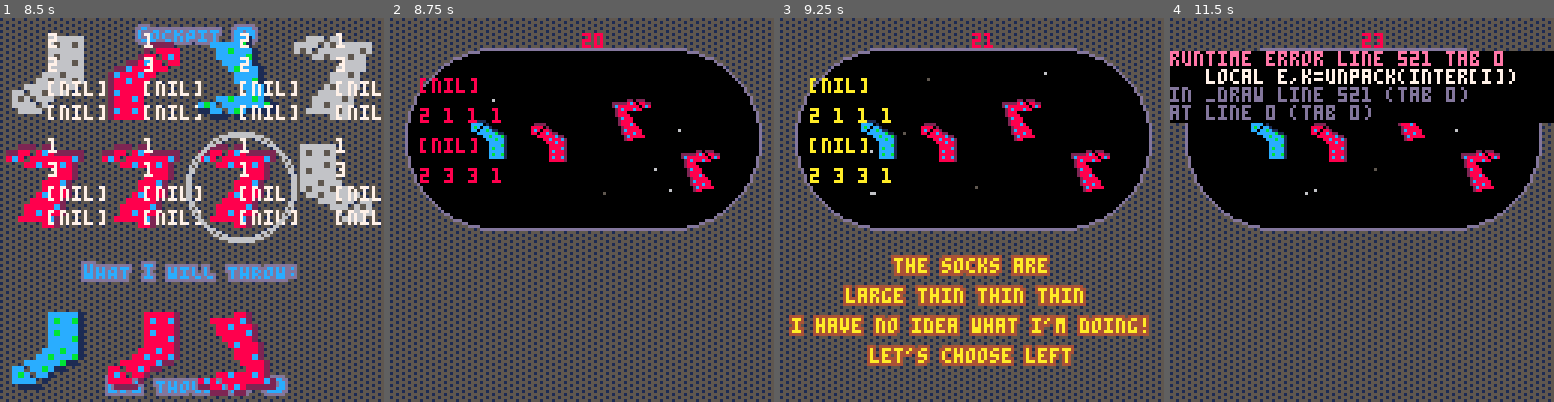
Above: before the commit, frames 1-4 (left to right).
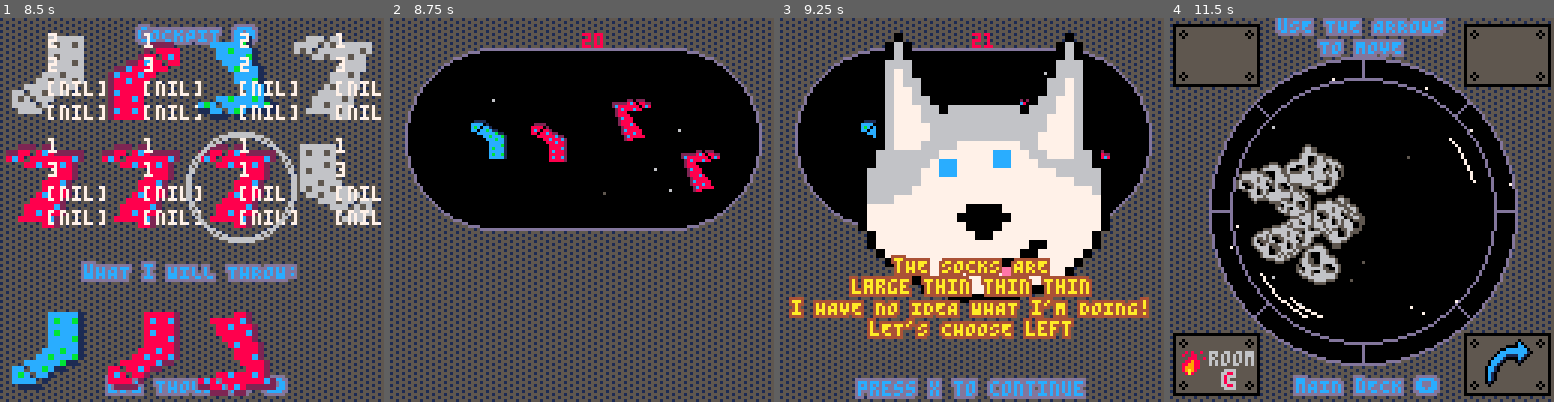
Above: after the commit, the same moments.

Repository: cpiod/that-day-my-dog-flew-a-spaceship
Game: PICO-8 cartridge gmtk.p8
Same seed, same stepped clock (60 frames per second), same inputs: the game is played once before the commit and once after it.
Inputs:
- Up to frame 1 (8.5 s): tap X (X key) at 0.33, 1.07, 1.85, 2.97, 4.08, 5.2, 6.32, 7.43 s; tap O (Z key) at 0.7, 1.7, 2.1, 2.5, 2.9, 3.3, 3.7, 4.1, 4.5, 4.9, 5.3, 5.7, 6.1, 6.5, 6.9, 7.3, 7.7, 8.1 s; hold Right 1.6-2.1 s; hold Up 2.15-2.42 s; hold Right 2.47-3.03 s; hold Left 3.08-3.58 s; hold Down 3.63-3.97 s; hold Right 4.02-4.68 s; hold Up 4.73-5.03 s; hold Left 5.08-5.68 s; hold Down 5.73-6.03 s; hold Right 6.08-6.58 s; hold Right 6.63-7.13 s; hold Up 7.18-7.45 s; hold Right 7.5-8.07 s; hold Left from 8.12 s (still down)
- Up to frame 2 (8.75 s): tap O (Z key) at 8.5 s; tap X (X key) at 8.55 s; release Left at 8.62 s; hold Down from 8.67 s (still down)
- Up to frame 3 (9.25 s): tap O (Z key) at 8.9 s; release Down at 9 s; hold Right from 9.05 s (still down)
- Up to frame 4 (11.5 s): tap O (Z key) every 0.4 s from 9.3 to 11.3 s; tap X (X key) at 9.67, 10.78 s; release Right at 9.72 s; hold Up 9.77-10.07 s; hold Left 10.12-10.72 s; hold Down 10.77-11.07 s; hold Right from 11.12 s (still down)

Frame 1 is identical in both runs. In frame 2, 0.9% of the frame differs, in the area x 7-29%, y 15-43%; in frame 3, 42%; in frame 4, 53%, in the area x 0-100%, y 0-99%.
Error before the commit: runtime error line 521 tab 0; local e,k=unpack(inter[i]); in _draw line 521 (tab 0)

Commit message:
Explanation (WIP)

Diff:
--- a/gmtk.p8
+++ b/gmtk.p8
@@ -123,8 +123,16 @@
 	if screen>=20 and screen<=29 then
   -- interpretation screen
   update_stars()
-  if(btnp(🅾️)) screen+=1
-  if(screen==30) new_level()
+  if btnp(🅾️) then
+   screen+=1
+   while screen<=24 and not f[screen-20] do
+    screen+=1
+   end
+   while screen>=26 and screen <=29 and not f[screen-25] do
+    screen+=1
+   end
+   if(screen==30) new_level()
+  end
 	end
 end
 
@@ -518,46 +526,40 @@
 	 end
 	 ?screen,64,5,8
 
+	 palt(14,false)
+	 palt(15,true)
+	 palt(0,false)
+	 if screen!=20 and screen!=25 then
+	  sspr(32,32,32,32,20,2,96,96)
+	 end
+
 	 if screen>=21 and screen<=24 then
 	  local i=screen-20
-	  printh("i"..i)
 	  local e,k=unpack(inter[i])
-	  printh("e"..tostr(e))
-	  prt("the socks are",nil,80,10,4)
-	  local s=""
-	  printh("msgf"..mesf[i][1])
-	  for j=1,4 do
-	   s=s..mesf[i][e[j]].." "
+	  prt("tHE SOCKS ARE",nil,80,10,4)
+	  local s=mesf[i][e[1]]
+	  for j=2,4 do
+	   s=s.." "..mesf[i][e[j]]
 	  end
-	  prt(s,nil,90,10,4)
+	  prt(s,nil,87,10,4)
 
 	  if k[1]==nil then
-	   prt("i have no idea what i'm doing!",nil,100,10,4)
-	   prt("let's choose "..meso[i][k[5]],nil,110,10,4)
+	   prt("i HAVE NO IDEA WHAT i'M DOING!",nil,94,10,4)
+	   prt("lET'S CHOOSE "..meso[i][k[5]],nil,101,10,4)
 	  else
-	  prt("the closest i know is",nil,100,10,4)
+	  prt("tHE CLOSEST i KNOW IS",nil,94,10,4)
 	  local s=""
 	  for j=1,4 do
 	   s=s..mesf[i][k[j]].." "
 	  end
-	  prt(s,nil,110,10,4)
-
-	  prt("for which the answer was",mes[i][k[5]],nil,120,10,4)
+	  prt(s,nil,101,10,4)
+
+	  prt("tHEN, i HAD TO CHOOSE "..meso[i][k[5]],nil,108,10,4)
    end
+
+   prt("press x to continue",nil,121,12,13)
 	 end
 
-
-  for i=1,#f do
-   if f[i] then
-    e,k=unpack(inter[i])
-    ?e[1].." "..e[2].." "..e[3].." "..e[4],10,20*i+10
-    if k[1]==nil then -- no example close
-     ?tostr(k[4]),10,20*i
-    else
-     ?k[1].." "..k[2].." "..k[3].." "..k[4].." "..tostr(k[4]),10,20*i
-    end
-   end
-  end
  end
 end
 
Not shown, changed: 32 lines of the sprite sheet (__gfx__) section of gmtk.p8
